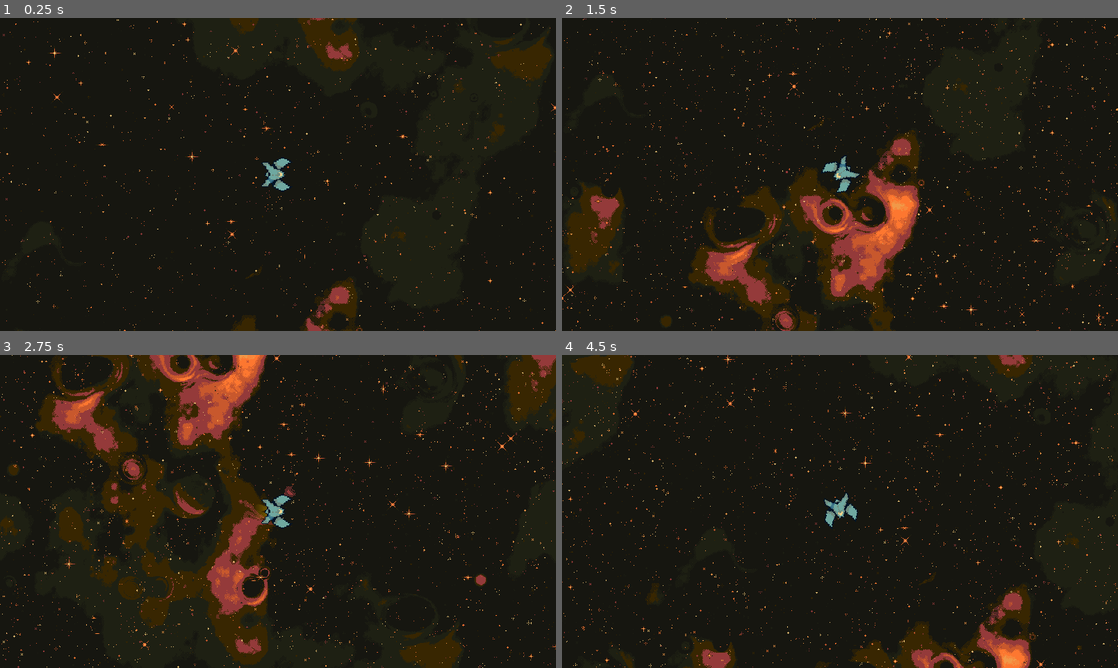
Above: before the commit, frames 1-4 (two rows, left to right).
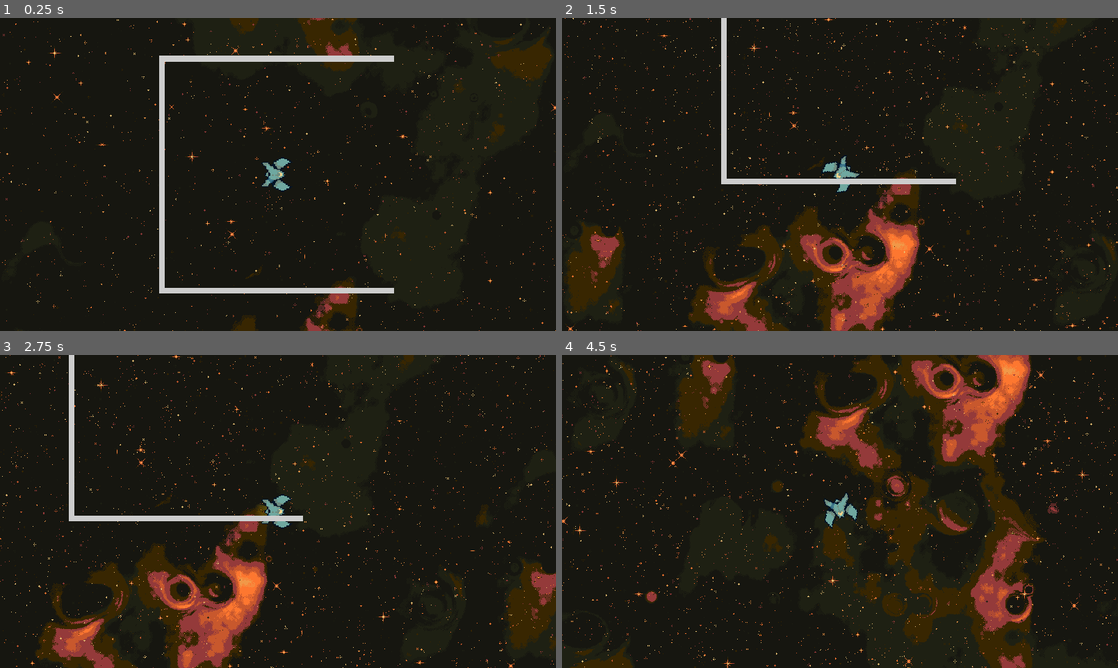
Above: after the commit, the same moments.

Repository: AnEnigmaticBug/chronozine
Game: Godot game, scene res://src/levels/Level.tscn
The game is run twice, just before and just after one commit, with the same random seed, the same clock (stepped at 60 frames per second) and the same inputs. The project has no main scene, so this scene is started directly.
Inputs:
- Up to frame 1 (0.25 s): no input
- Up to frame 2 (1.5 s): tap Enter at 0.5 s; hold Space (accelerate) 0.53-1.28 s; hold Down (point_dn) 0.53-1.28 s; tap Left (point_lt) at 1.35 s
- Up to frame 3 (2.75 s): hold Space (accelerate) from 2.03 s (still down); hold Right (point_rt) from 2.03 s (still down)
- Up to frame 4 (4.5 s): release Right (point_rt) at 2.78 s; tap Down (point_dn) at 2.85 s; release Space (accelerate) at 3.53 s; hold Left (point_lt) 3.53-4.28 s; tap Right (point_rt) at 4.35 s

The runs differ from the first frame. In frame 1, 2.3% of the frame differs, in the area x 28-71%, y 12-88%; in frame 2, 19%; in frame 3, 28%, in the area x 0-100%, y 0-100%; in frame 4, 25%.

Commit message:
Create scenes for walls and try them out in level

Diff:
--- a/chronozine/project.godot
+++ b/chronozine/project.godot
@@ -13,9 +13,15 @@
 "class": "Player",
 "language": "GDScript",
 "path": "res://src/player/Player.gd"
+}, {
+"base": "StaticBody2D",
+"class": "WallReifier",
+"language": "GDScript",
+"path": "res://src/walls/WallReifier.gd"
 } ]
 _global_script_class_icons={
-"Player": ""
+"Player": "",
+"WallReifier": ""
 }
 
 [application]
--- a/chronozine/src/levels/Level.tscn
+++ b/chronozine/src/levels/Level.tscn
@@ -1,8 +1,10 @@
-[gd_scene load_steps=4 format=2]
+[gd_scene load_steps=6 format=2]
 
 [ext_resource path="res://assets/images/background/background0.png" type="Texture" id=1]
 [ext_resource path="res://assets/images/background/background1.png" type="Texture" id=2]
 [ext_resource path="res://src/player/Player.tscn" type="PackedScene" id=3]
+[ext_resource path="res://src/walls/WallReifier.tscn" type="PackedScene" id=4]
+[ext_resource path="res://src/walls/Wall.tscn" type="PackedScene" id=5]
 
 [node name="Level" type="Node2D"]
 
@@ -38,3 +40,8 @@
 region_rect = Rect2( 0, 0, 1920, 1080 )
 
 [node name="Player" parent="." instance=ExtResource( 3 )]
+
+[node name="Walls" parent="." instance=ExtResource( 4 )]
+
+[node name="Wall" parent="Walls" instance=ExtResource( 5 )]
+points = PoolVector2Array( 200, -200, -200, -200, -200, 200, 200, 200 )
--- /dev/null
+++ b/chronozine/src/walls/Wall.tscn
@@ -0,0 +1,4 @@
+[gd_scene format=2]
+
+[node name="Wall" type="Line2D"]
+default_color = Color( 0.807843, 0.807843, 0.807843, 1 )
--- /dev/null
+++ b/chronozine/src/walls/WallReifier.gd
@@ -0,0 +1,20 @@
+class_name WallReifier
+extends StaticBody2D
+
+
+func _ready() -> void:
+	for child in get_children():
+		if "points" in child and child.points.size() > 1:
+			_generate_collision_shapes(child.points)
+
+
+func _generate_collision_shapes(points: PoolVector2Array) -> void:
+	assert(points.size() >= 2)
+
+	for i in points.size() - 1:
+		var collision_node := CollisionShape2D.new()
+		var segment := SegmentShape2D.new()
+		segment.a = points[i+0]
+		segment.b = points[i+1]
+		collision_node.shape = segment
+		add_child(collision_node, true)
--- /dev/null
+++ b/chronozine/src/walls/WallReifier.tscn
@@ -0,0 +1,6 @@
+[gd_scene load_steps=2 format=2]
+
+[ext_resource path="res://src/walls/WallReifier.gd" type="Script" id=1]
+
+[node name="WallReifier" type="StaticBody2D"]
+script = ExtResource( 1 )
